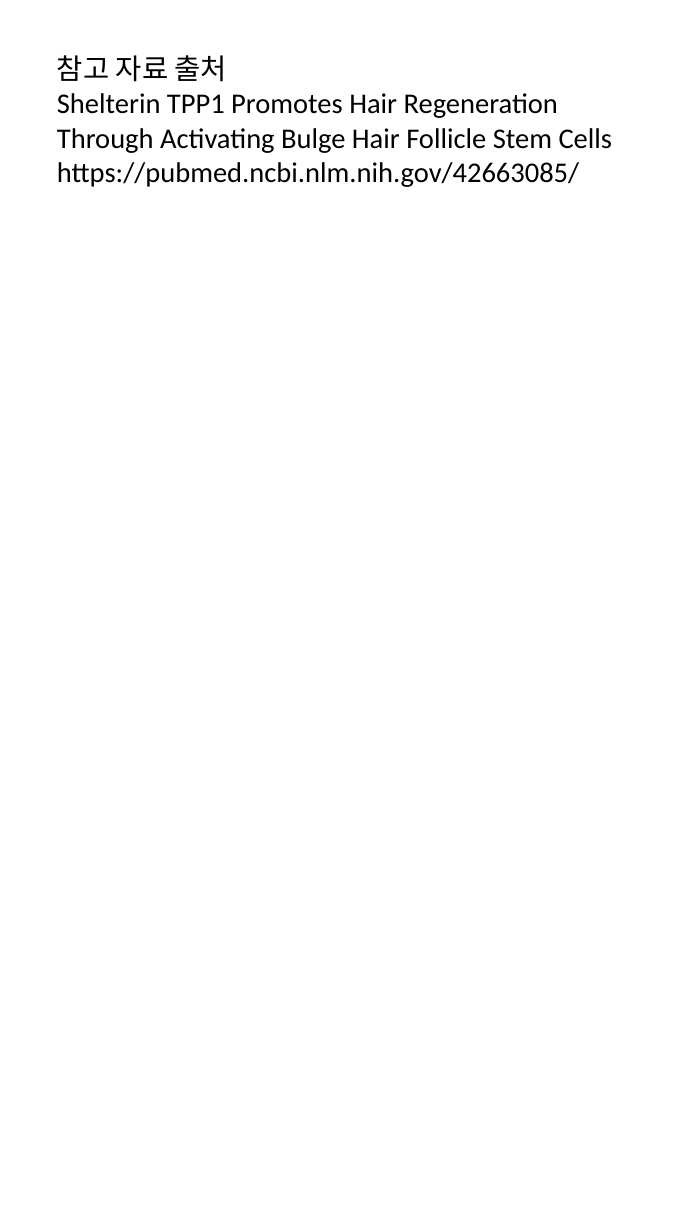
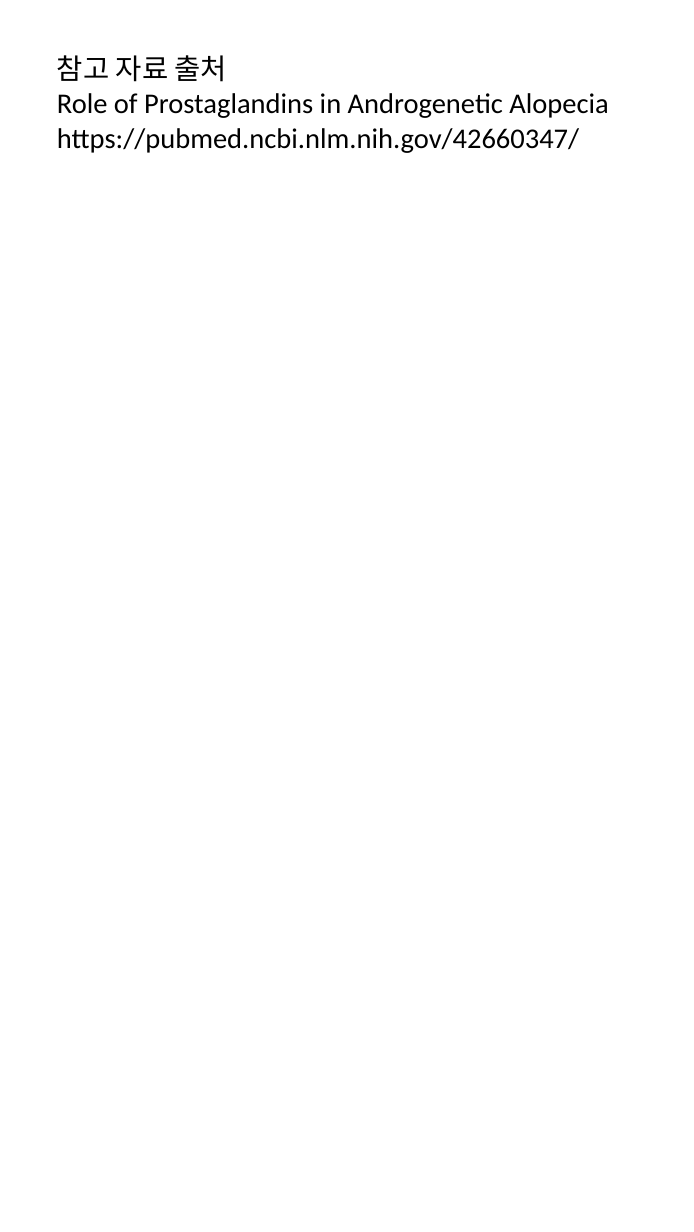
Before and after one commit to hyokang2010-BJ-ANTH/product-builder-test, a slide deck: slide 7 of data/2026-08-29/slides.pptx. Drawn at 694x1232 pixels with LibreOffice and Linux fonts; fonts in the diff are those of the drawing. Boxes give left, top, right and bottom in pixels: in the first picture for what was removed or moved away, otherwise in the second. Text is boxed around its words. In the diff, an @@ line names an element or a change of style, - is before the commit and + after.

```diff
--- a/data/2026-08-29/slides.pptx
+++ b/data/2026-08-29/slides.pptx
@@ text at (57,93,608,153): text changed @@
-Shelterin TPP1 Promotes Hair Regeneration Through Activating Bulge Hair Follicle Stem Cells
-https://pubmed.ncbi.nlm.nih.gov/42663085/
+Role of Prostaglandins in Androgenetic Alopecia
+https://pubmed.ncbi.nlm.nih.gov/42660347/
```
Also in this commit, not shown: 19 other files.
